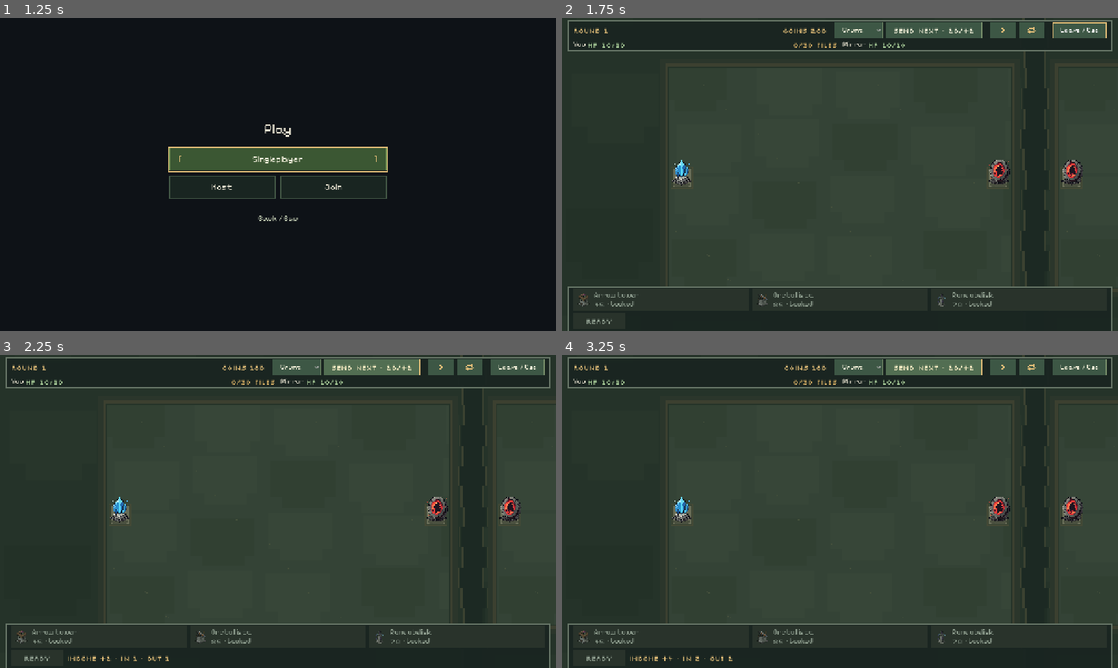
Above: before the commit, frames 1-4 (two rows, left to right).
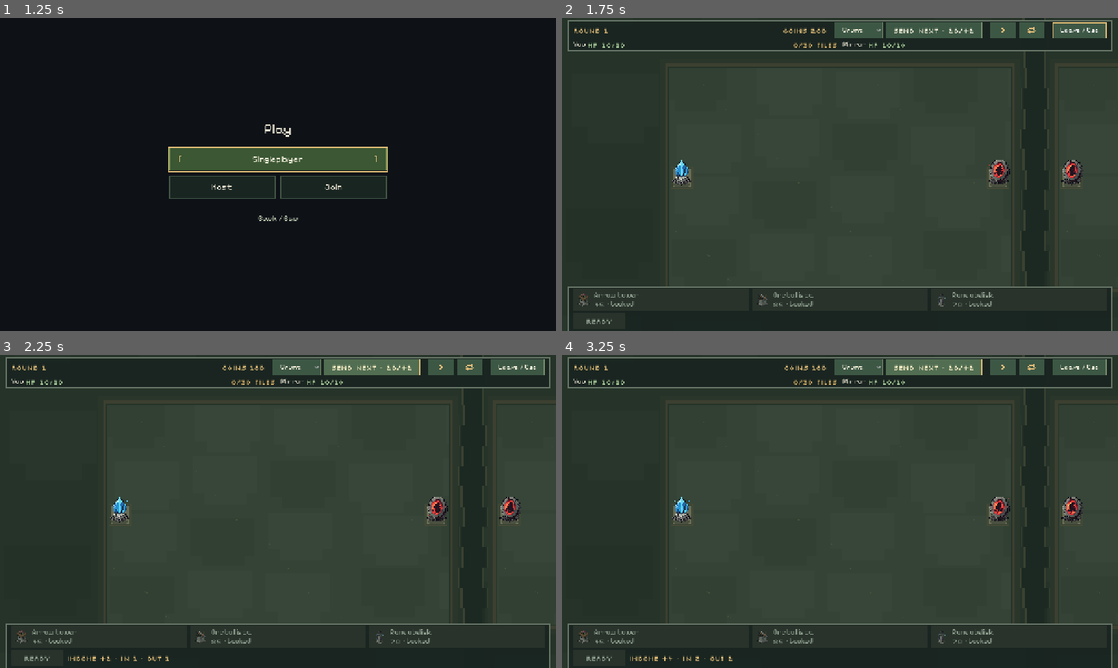
Above: after the commit, the same moments.

Repository: VSHT3/goorcs
Game: Godot game, scene res://scenes/main.tscn
Two runs of this game, one before a commit and one after it. Both use one fixed random seed, a clock stepped at 60 frames per second and the inputs below. Sound files missing from this copy of the repository are replaced by a short silence.
Inputs:
- Up to frame 1 (1.25 s): click "Play" at 0.5 s
- Up to frame 2 (1.75 s): click "Singleplayer" at 1.25 s
- Up to frame 3 (2.25 s): click "Send next · 20/+2" at 2 s
- Up to frame 4 (3.25 s): click "Send next · 20/+2" at 2.75 s

Frame 1 is identical in both runs. In frame 2, less than 0.1% of the frame differs, in the area x 20-93%, y 45-52%; in frame 3, less than 0.1%; in frame 4, less than 0.1%.

Commit message:
feat(art): enable approved portal and crystal idle animations

Diff:
--- a/scripts/match_world.gd
+++ b/scripts/match_world.gd
@@ -46,6 +46,7 @@
 
 func _ready() -> void:
 	_world_viewport.world_2d = World2D.new()
+	_world_viewport.process_mode = Node.PROCESS_MODE_DISABLED
 	resized.connect(_fit_camera)
 	for path: String in ["%Targeting", "%EnemyType"]:
 		var selector := get_parent().get_node_or_null(path) as OptionButton
@@ -85,6 +86,8 @@
 	_cancel_motion()
 	visible = value
 	_world_viewport.gui_disable_input = not value
+	# Canvas visibility does not propagate into a SubViewport; pause its local effects explicitly.
+	_world_viewport.process_mode = Node.PROCESS_MODE_INHERIT if value else Node.PROCESS_MODE_DISABLED
 	_world_viewport.render_target_update_mode = SubViewport.UPDATE_ALWAYS if value else SubViewport.UPDATE_DISABLED
 	set_process(value)
 	_camera_input.set_process_input(value)
--- a/scripts/path_board.gd
+++ b/scripts/path_board.gd
@@ -26,6 +26,9 @@
 const PULSE_DURATION: float = 0.14
 const ENEMY_LATERAL_SPREAD: float = 0.10
 const ENEMY_CORNER_BLEND: float = 0.25
+const ENDPOINT_FRAME_SIZE: int = 96
+const ENDPOINT_FRAME_COUNT: int = 16
+const ENDPOINT_FRAME_SECONDS: float = 0.2
 
 var layout: PathLayout
 var command_mode: bool = false
@@ -95,8 +98,10 @@
 var _drag_placement_id: StringName = &""
 var _enemy_art: Dictionary[String, EnemyDefinition] = {}
 var _enemy_hit_images: Dictionary[Texture2D, Image] = {}
-var _portal_texture: Texture2D
-var _crystal_texture: Texture2D
+var _portal_texture: AtlasTexture
+var _crystal_texture: AtlasTexture
+var _endpoint_frame: int = 0
+var _endpoint_timer: Timer
 var _ground_canvas: Node2D
 var _ground_mask := PackedByteArray()
 var _ground_rect := Rect2()
@@ -109,10 +114,17 @@
 	for definition: EnemyDefinition in CombatRules.DEFAULT_ENEMIES:
 		_enemy_art[String(definition.id)] = definition
 		_cache_texture_bounds(definition.texture)
-	_portal_texture = preload("res://assets/world/enemy_portal.png")
-	_crystal_texture = preload("res://assets/world/health_crystal.png")
+	_portal_texture = _endpoint_texture(preload("res://assets/world/enemy_portal_idle.png"))
+	_crystal_texture = _endpoint_texture(preload("res://assets/world/health_crystal_idle.png"))
 	_cache_texture_bounds(_portal_texture)
 	_cache_texture_bounds(_crystal_texture)
+	_endpoint_timer = Timer.new()
+	_endpoint_timer.wait_time = ENDPOINT_FRAME_SECONDS
+	_endpoint_timer.ignore_time_scale = true
+	_endpoint_timer.timeout.connect(_advance_endpoints)
+	add_child(_endpoint_timer)
+	visibility_changed.connect(_sync_endpoint_animation)
+	_sync_endpoint_animation()
 	_rebuild_draw_order()
 	_ground_canvas = Node2D.new()
 	_ground_canvas.show_behind_parent = true
@@ -121,6 +133,28 @@
 	mouse_exited.connect(_on_mouse_exited)
 	resized.connect(queue_redraw)
 	set_process(not combat_enemies.is_empty() or not _shot_traces.is_empty())
+
+
+func _endpoint_texture(sheet: Texture2D) -> AtlasTexture:
+	var texture := AtlasTexture.new()
+	texture.atlas = sheet
+	texture.region = Rect2(0, 0, ENDPOINT_FRAME_SIZE, ENDPOINT_FRAME_SIZE)
+	return texture
+
+
+func _sync_endpoint_animation() -> void:
+	if is_visible_in_tree():
+		_endpoint_timer.start()
+	else:
+		_endpoint_timer.stop()
+
+
+func _advance_endpoints() -> void:
+	_endpoint_frame = (_endpoint_frame + 1) % ENDPOINT_FRAME_COUNT
+	# Mutate only the atlas regions; cached framing stays fixed for the whole loop.
+	_portal_texture.region.position.x = _endpoint_frame * ENDPOINT_FRAME_SIZE
+	_crystal_texture.region.position.x = _endpoint_frame * ENDPOINT_FRAME_SIZE
+	queue_redraw()
 
 
 func _process(delta: float) -> void:
--- a/tests/match_world_test.gd
+++ b/tests/match_world_test.gd
@@ -298,6 +298,16 @@
 	_check(world.camera.position.x < after_focus.x, "A fresh A press moves back after focus cancellation")
 	screen.hide()
 	await _settle()
+	var parked_endpoints: Array[Rect2] = []
+	for board: PathBoard in world.boards:
+		parked_endpoints.append(board._portal_texture.region)
+		parked_endpoints.append(board._crystal_texture.region)
+	await create_timer(0.24).timeout
+	for slot: int in range(world.boards.size()):
+		var board: PathBoard = world.boards[slot]
+		_check(board._portal_texture.region == parked_endpoints[slot * 2]
+			and board._crystal_texture.region == parked_endpoints[slot * 2 + 1],
+			"Hiding the match pauses both endpoint loops across the world SubViewport boundary")
 	var hidden_position: Vector2 = world.camera.position
 	world._process(0.5)
 	world.pan(0.5, Vector2.LEFT)
@@ -305,6 +315,12 @@
 	screen.show()
 	await _settle()
 	world.set_process(false)
+	await create_timer(0.24).timeout
+	for slot: int in range(world.boards.size()):
+		var board: PathBoard = world.boards[slot]
+		_check(board._portal_texture.region != parked_endpoints[slot * 2]
+			and board._crystal_texture.region != parked_endpoints[slot * 2 + 1],
+			"Showing the match resumes both endpoint loops on each board")
 	var own_center: Vector2 = world.boards[0].get_global_transform() * (world.boards[0].size * 0.5)
 	_check(absf(world.camera.position.x - own_center.x) < 1.0, "New screen activation restores owned-board startup focus")
 	var reopened: Vector2 = world.camera.position
--- a/tests/path_board_test.gd
+++ b/tests/path_board_test.gd
@@ -25,6 +25,7 @@
 	board.input_enabled = false
 	viewport.add_child(board)
 	await process_frame
+	await _check_endpoint_idle(board, viewport)
 	board.combat_enemies = [_enemy(1, 1.8, Vector2(1.8, 1), route)]
 	board.set_process(false)
 	board.combat_enemies = [_enemy(1, 2.2, Vector2(2, 1.2), route)]
@@ -40,11 +41,9 @@
 	board._process(0.5)
 	_check(board._enemy_position(board.combat_enemies[0]).is_equal_approx(Vector2(2, 1.2)), "Missing snapshots cannot extrapolate enemies beyond the accepted position")
 	board.combat_towers = []
-	_check(board.is_processing(), "Undefended enemies animate even without shot traces")
 	board.combat_enemies = [_enemy(2, 0.1, Vector2(0.1, 1), route)]
 	_check(board._enemy_position(board.combat_enemies[0]).is_equal_approx(Vector2(0.1, 1)), "A new enemy never inherits another enemy's interpolation")
 	board.combat_enemies = []
-	_check(not board.is_processing(), "Cleared boards stop animation without retaining removed enemies")
 	board.command_mode = true
 	var connected_layout: PathLayout = board.layout
 	for mirrored: bool in [false, true]:
@@ -75,6 +74,29 @@
 	if failures == 0:
 		print("PASS: board motion, path junctions, legal owned drops, contextual clicks, tile ranges, attacks and mixed mirrored enemy sprites")
 	quit(1 if failures else 0)
+
+
+func _check_endpoint_idle(board: PathBoard, viewport: SubViewport) -> void:
+	var before: Image = await _board_image(board, viewport, false)
+	board.combat_enemies = []
+	board.combat_towers = []
+	await create_timer(0.24).timeout
+	var after: Image = await _board_image(board, viewport, false)
+	for endpoint: Vector2i in [board.layout.entrance, board.layout.base]:
+		var region := Rect2i(Vector2i(board.cell_center(endpoint)) + Vector2i(-40, -65), Vector2i(80, 110))
+		_check(int(_changed_geometry(before, after, region)["pixels"]) > 0,
+			"Portal and crystal keep visibly animating on an empty board after combat state clears")
+	board.hide()
+	await create_timer(0.45).timeout
+	board.show()
+	var resumed: Image = await _board_image(board, viewport, false)
+	_check(resumed.get_data() == after.get_data(), "Hidden boards pause their cosmetic loop instead of advancing or resetting it")
+	await create_timer(0.24).timeout
+	var advanced: Image = await _board_image(board, viewport, false)
+	for endpoint: Vector2i in [board.layout.entrance, board.layout.base]:
+		var region := Rect2i(Vector2i(board.cell_center(endpoint)) + Vector2i(-40, -65), Vector2i(80, 110))
+		_check(int(_changed_geometry(resumed, advanced, region)["pixels"]) > 0,
+			"Returning to a board resumes visible endpoint motion without combat")
 
 
 func _check_ground_materials() -> void:
@@ -160,11 +182,13 @@
 		_check(int(_changed_geometry(workshop, match_image, whole)["pixels"]) == 0,
 			"Workshop shares match grass patches, external rim, endpoint sprites and shadows, mirrored=%s" % mirrored)
 		board.command_mode = false
-		var portal: Texture2D = board._portal_texture
-		var crystal: Texture2D = board._crystal_texture
+		var portal: AtlasTexture = board._portal_texture
+		var crystal: AtlasTexture = board._crystal_texture
 		var transparent := Image.create(1, 1, false, Image.FORMAT_RGBA8)
 		transparent.fill(Color.TRANSPARENT)
-		var empty_texture: ImageTexture = ImageTexture.create_from_image(transparent)
+		var empty_texture := AtlasTexture.new()
+		empty_texture.atlas = ImageTexture.create_from_image(transparent)
+		empty_texture.region = Rect2(0, 0, 1, 1)
 		board._portal_texture = empty_texture
 		board._crystal_texture = empty_texture
 		var without_art: Image = await _board_image(board, viewport)
@@ -643,8 +667,11 @@
 	return {"pixels": pixels, "bounds": Rect2i(minimum, maximum - minimum + Vector2i.ONE)}
 
 
-func _board_image(board: PathBoard, viewport: SubViewport) -> Image:
+func _board_image(board: PathBoard, viewport: SubViewport, freeze_idle: bool = true) -> Image:
 	board.set_process(false)
+	# Static material/geometry comparisons must not straddle a cosmetic frame tick.
+	if freeze_idle:
+		board._endpoint_timer.paused = true
 	board.queue_redraw()
 	await process_frame
 	await RenderingServer.frame_post_draw
Binary file changed: archive_assets/world/idle/idle_comparison.gif
Not shown, changed: archive_assets/world/idle/manifest.json
Binary file added: assets/world/enemy_portal_idle.png
Not shown, added: assets/world/enemy_portal_idle.png.import
Binary file added: assets/world/health_crystal_idle.png
Not shown, added: assets/world/health_crystal_idle.png.import
Not shown, changed: README.md
Not shown, changed: archive_assets/README.md
Not shown, changed: archive_assets/world/idle/generate.py
Not shown, changed: docs/development.md
